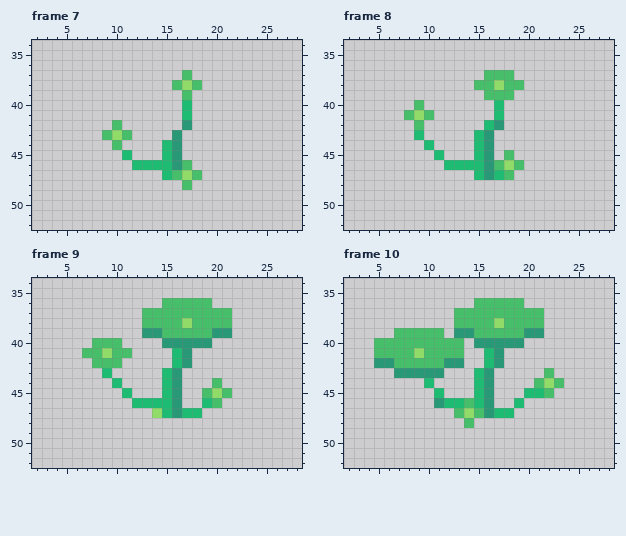
Pixel-art file: assets/Flowers/Lupine/lupine_grow.ase. Above is the file before it was changed.
32x64 pixels, 13 frames. Shown: frame 7: x 2..28, y 34..52; frame 8: x 2..28, y 34..52; frame 9: x 2..28, y 34..52; frame 10: x 2..28, y 34..52. The commit also changed other frames, which this record leaves out.
And afterwards:
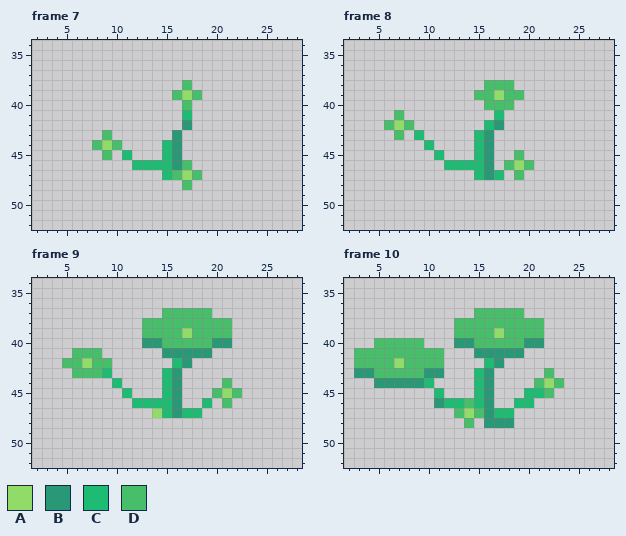
Palette (. is transparent): A #91db69  B #299877  C #1ebc73  D #46be6a
What changed:
Frame 7:
Colour A now appears in row 44 at x 9.
The author changed colour D to colour A in row 39 at x 17.
Colour D now appears in row 39 at x 16 and 18; in row 44 at x 8; in row 45 at x 9.
The author changed colour A to colour D in row 38 at x 17.
The author changed colour C to colour D in row 40 at x 17.
Colour A is removed in row 43 at x 10.
Colour D is removed in row 37 at x 17; in row 38 at x 16 and 18; in row 42 at x 10; in row 43 at x 11.
Frame 8:
Colour A now appears in row 42 at x 7.
The author changed colour D to colour A in row 39 at x 17; in row 46 at x 19.
Colour D now appears in row 39 at x 15 and 19; in row 40 at x 16 and 18; in row 41 at x 7; in row 42 at x 6 and 8; in row 43 at x 7; in row 45 at x 19.
Colour D now appears in row 46 at x 20; in row 47 at x 19.
The author changed colour A to colour D in row 38 at x 17; in row 46 at x 18.
The author changed colour C to colour D in row 40 at x 17.
Colour A is removed in row 41 at x 9.
Colour D is removed in row 37 at x 16 to 18; in row 38 at x 15 and 19; in row 40 at x 9; in row 41 at x 8 and 10; in row 42 at x 9; in row 45 at x 18.
Colour D is removed in row 46 at x 17; in row 47 at x 18.
Frame 9:
Colour A now appears in row 42 at x 7.
The author changed colour D to colour A in row 39 at x 17; in row 45 at x 21.
Colour B now appears in row 40 at x 13 to 14 and 20 to 21; in row 41 at x 15 and 18 to 19.
The author changed colour C to colour B in row 41 at x 16.
Colour D now appears in row 41 at x 6; in row 42 at x 5 to 6; in row 43 at x 6 to 8; in row 44 at x 21; in row 45 at x 22; in row 46 at x 21.
The author changed colour A to colour D in row 38 at x 17; in row 45 at x 20.
The author changed colour B to colour D in row 39 at x 13 to 14 and 20 to 21; in row 40 at x 15 to 19.
Colour A is removed in row 41 at x 9.
Colour D is removed in row 36 at x 15 to 19; in row 37 at x 13 to 14 and 20 to 21; in row 40 at x 8 to 10; in row 41 at x 10 to 11; in row 42 at x 10; in row 44 at x 20.
Colour D is removed in row 45 at x 19; in row 46 at x 20.
Frame 10:
The author changed colour D to colour A in row 39 at x 17; in row 42 at x 7.
Colour B now appears in row 40 at x 14 and 20 to 21; in row 41 at x 15 and 18 to 19; in row 43 at x 3 to 4; in row 44 at x 5 to 9; in row 48 at x 16 to 18.
The author changed colour C to colour B in row 41 at x 16.
The author changed colour D to colour B in row 40 at x 13.
Colour C now appears in row 46 at x 20.
Colour D now appears in rows 41 to 42 at x 3 to 4; in row 43 at x 5 to 6.
The author changed colour A to colour D in row 38 at x 17; in row 41 at x 9.
The author changed colour B to colour D in row 39 at x 13 to 14 and 20 to 21; in row 40 at x 15 to 19; in row 42 at x 5 to 6; in row 43 at x 7 to 9.
Colour B is removed in row 42 at x 12 to 13.
Colour D is removed in row 36 at x 15 to 19; in row 37 at x 13 to 14 and 20 to 21; in row 39 at x 7 to 11; in row 40 at x 10 to 12; in row 41 at x 12 to 13.
Boxes around the changes in both pictures, in picture pixels (x1, y1, x2, y2):
changed: (172, 70, 202, 110)
changed: (92, 120, 132, 160)
changed: (474, 70, 534, 180)
changed: (384, 100, 434, 140)
changed: (62, 298, 242, 408)
changed: (354, 298, 544, 388)
added: (484, 398, 534, 428)
